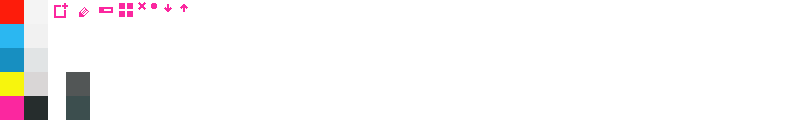
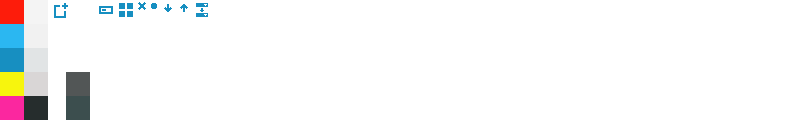
Revision of a layered 800x120 image; what changed, layer by layer:
painted on "Layer 1" over left=60, top=3, right=208, bottom=17
